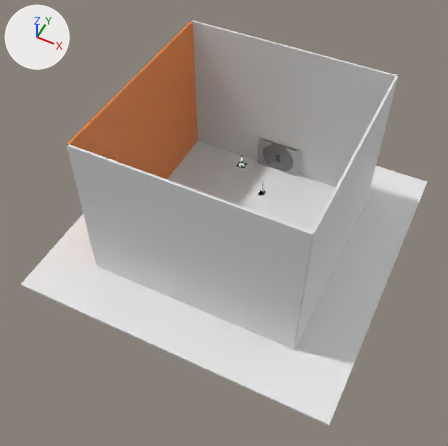
One commit to the glTF model assets/levels/level0.glb: the scene before it, then after it.
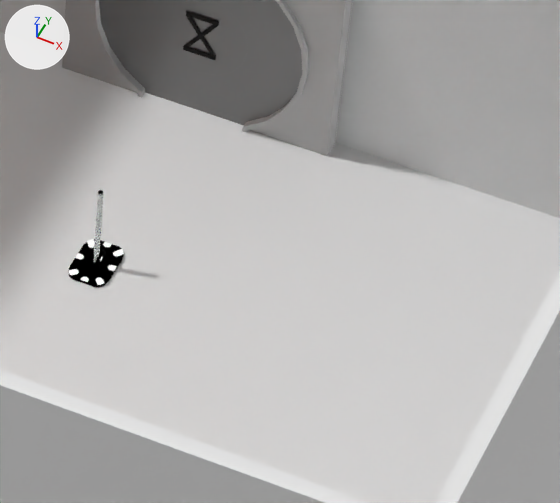
Each version is shown whole from a 50 mm lens placed at (33.7, -73.9, 92.8), pointed at (0.3, -7.0, 9.2), then close up on the part from 55% to 74% of the width and 34% to 51% of the height. Arrows for +X, +Y and +Z are at upper left; the lights stay in place. Where no turn or scale is listed for an object, it has been applied to the vertices.

In view in the first close-up: 'Floor', 'Lever', 'Wall.001', 'Wall.002', 'Wall.003', 'door'.
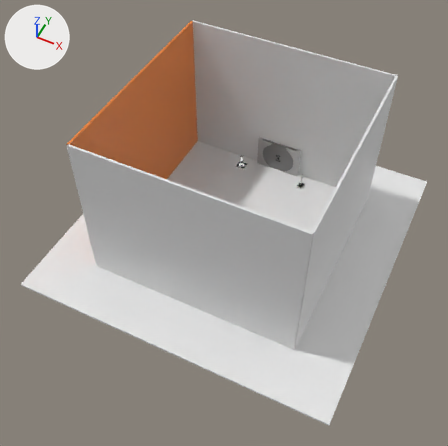
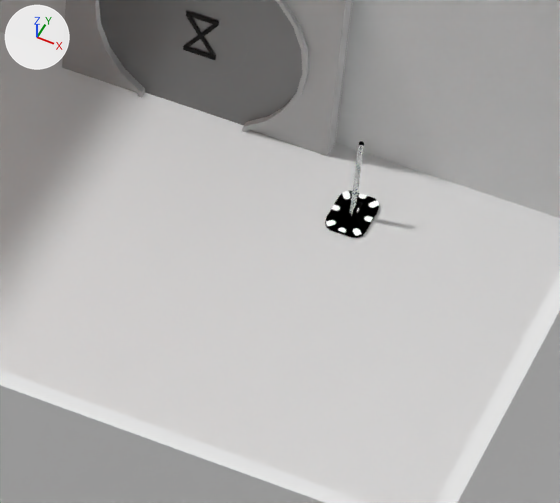
What differs and where, as boxes [x1, y1, x2, y2] in the close-ups (560 x 503 px):
'Lever', moved
    before: [68, 190, 124, 287]
    after: [325, 141, 379, 238]

The change in detail:
Object 'Lever' (ob_lever) moves from (0.04, 11.31, 0.22) to (6.43, 16.95, 0.22).
